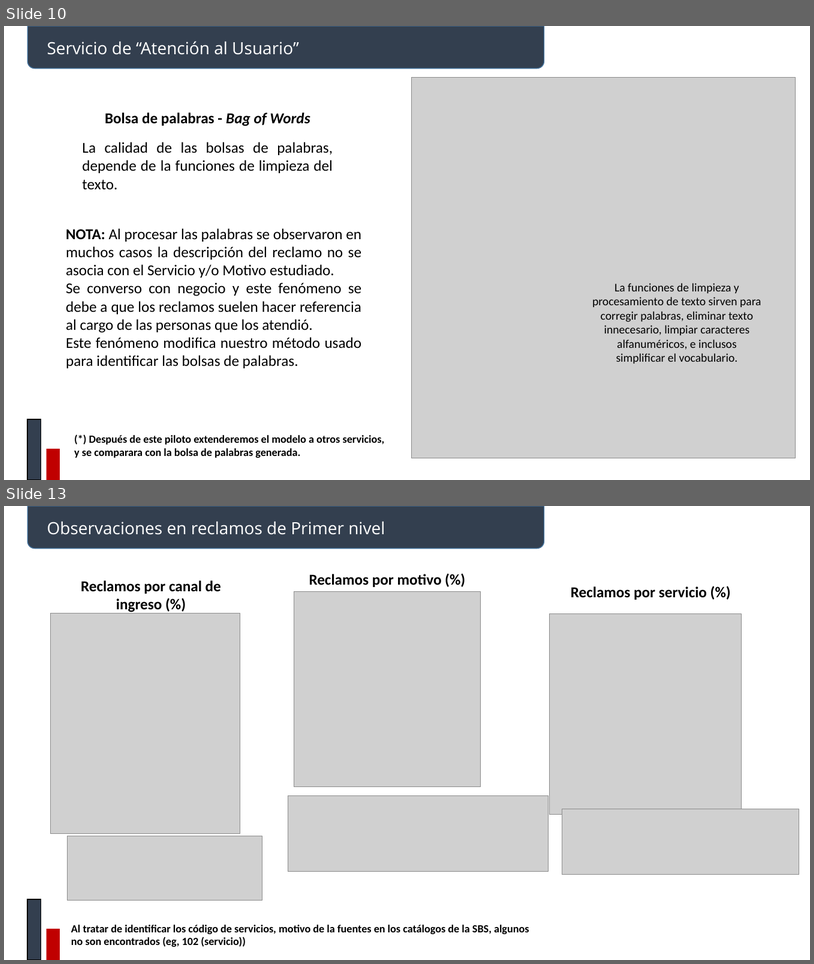
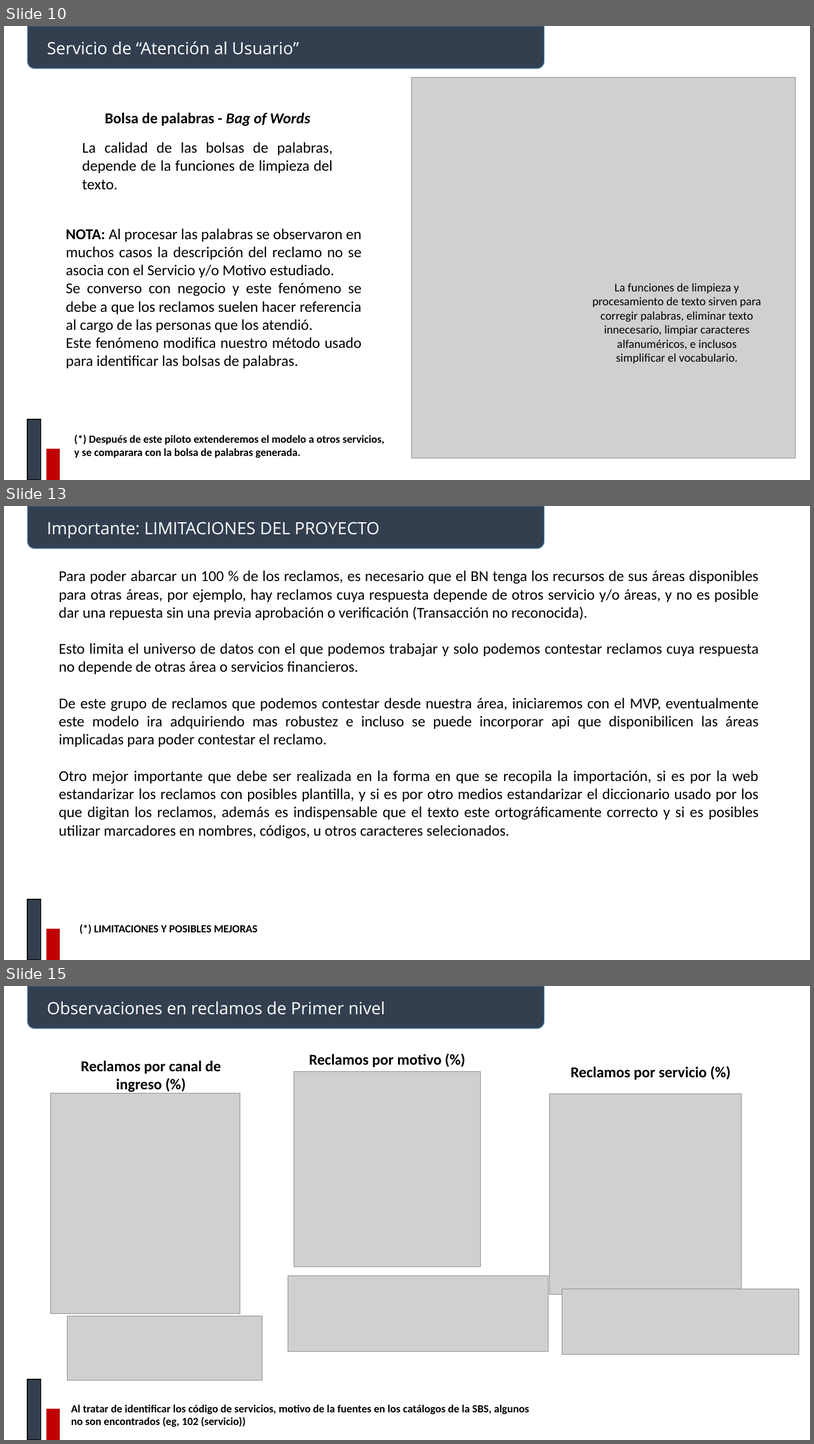
Before and after one commit to johnkbarrera/R2D2, a slide deck: BancoNacion/documentos/Reclamos.pptx. Shown one above the other, each under a label of ours: slides 10 and 13 before the commit, slides 10, 13 and 15 after it; the slides between them are not shown. The pictures are 814x964 and 814x1444 pixels, drawn with LibreOffice and Linux fonts; fonts in the diff are those of the drawing; grey boxes stand for pictures. Boxes give left, top, right and bottom in pixels: in the first picture for what was removed or moved away, otherwise in the second. Text is boxed around its words. In the diff, an @@ line names an element or a change of style, - is before the commit and + after.

Commit message:
ppt 15 03

```diff
--- a/BancoNacion/documentos/Reclamos.pptx
+++ b/BancoNacion/documentos/Reclamos.pptx
@@ slide 13 added at [4,506,810,960], background #FFFFFF @@
@@ round same rect added at [27,506,544,549], fill #333F50, outline #43739E 1 pt @@
@@ text added at [47,522,380,538], 20 pt, text #FFFFFF @@
+Importante: LIMITACIONES DEL PROYECTO
@@ text added at [59,570,759,838], 18 pt, text #000000 @@
+Para poder abarcar un 100 % de los reclamos, es necesario que el BN tenga los recursos de sus áreas disponibles para otras áreas, por ejemplo, hay reclamos cuya respuesta depende de otros servicio y/o áreas, y no es posible dar una repuesta sin una previa aprobación o verificación (Transacción no reconocida).
+Esto limita el universo de datos con el que podemos trabajar y solo podemos contestar reclamos cuya respuesta no depende de otras área o servicios financieros.
+De este grupo de reclamos que podemos contestar desde nuestra área, iniciaremos con el MVP, eventualmente este modelo ira adquiriendo mas robustez e incluso se puede incorporar api que disponibilicen las áreas implicadas para poder contestar el reclamo.
+Otro mejor importante que debe ser realizada en la forma en que se recopila la importación, si es por la web estandarizar los reclamos con posibles plantilla, y si es por otro medios estandarizar el diccionario usado por los que digitan los reclamos, además es indispensable que el texto este ortográficamente correcto y si es posibles utilizar marcadores en nombres, códigos, u otros caracteres selecionados.
@@ rectangle added at [27,899,41,960], fill #333F50, outline #000000 1 pt @@
@@ rectangle added at [47,928,60,960], fill #C00000 @@
@@ text added at [94,925,258,932], 13 pt, text #000000, bold @@
+(*) LIMITACIONES Y POSIBLES MEJORAS
@@ what was slide 13 is now slide 15 @@
```
Also in this commit, not shown: 2 other slides added, 1 slide removed, 3 other files.
